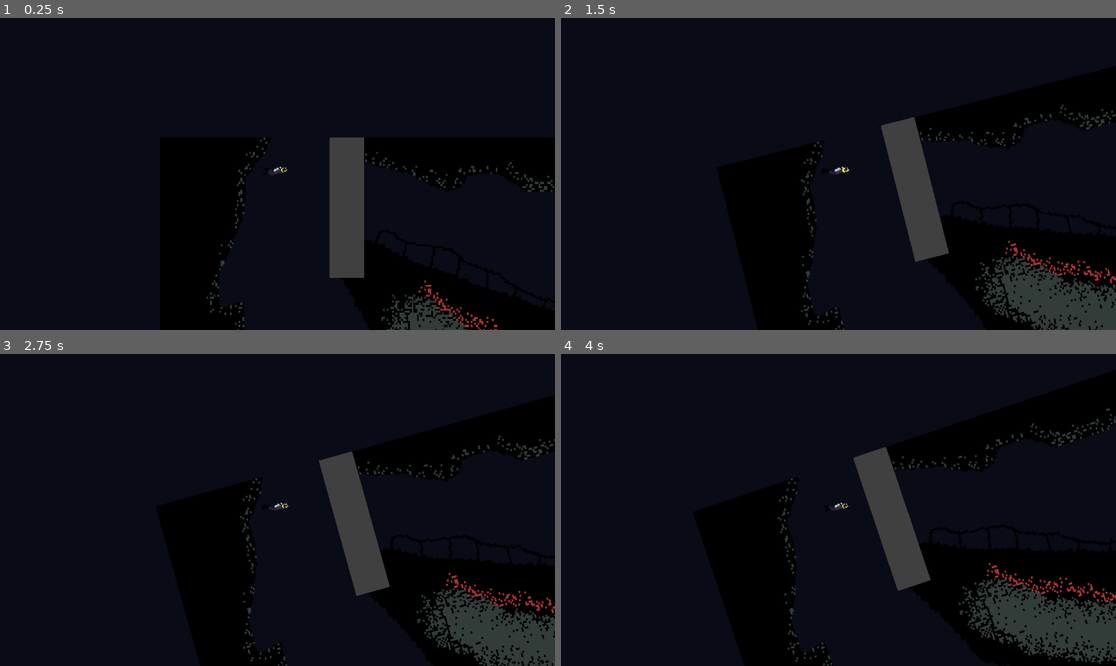
Above: before the commit, frames 1-4 (two rows, left to right).
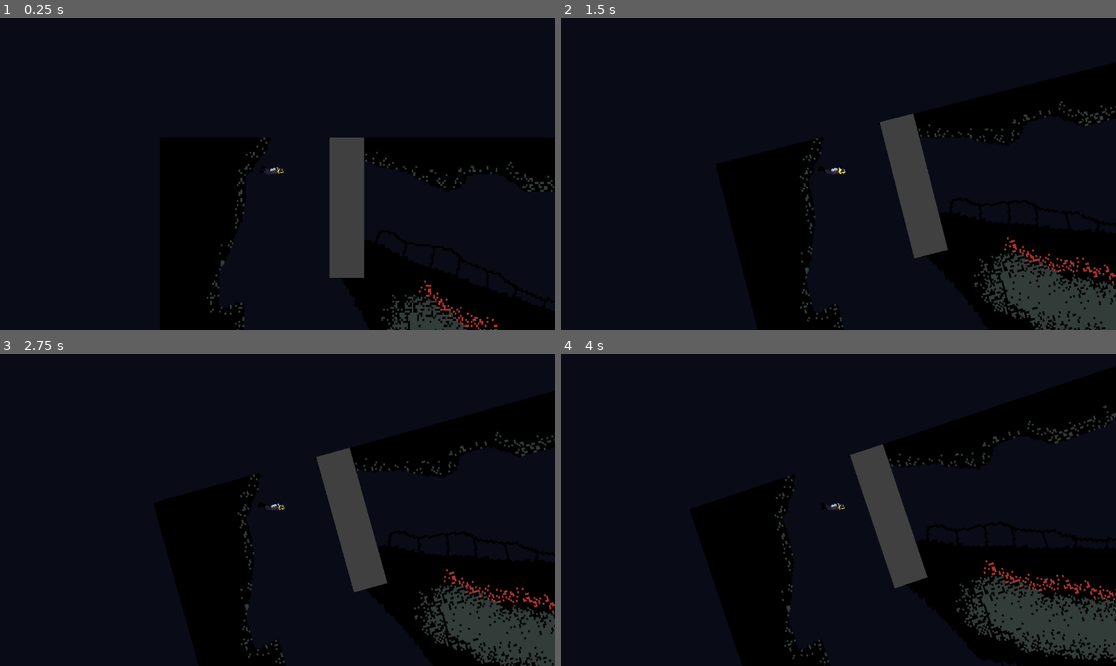
Above: after the commit, the same moments.

Repository: BrothersChimes/aphosis
Game: Godot game, scene res://Main.tscn
Same seed, same stepped clock (60 frames per second), same inputs: the game is played once before the commit and once after it.
Inputs:
- Up to frame 1 (0.25 s): no input
- Up to frame 2 (1.5 s): tap Enter at 0.5 s; hold Right (right_button) 0.53-1.28 s; hold Space (sprint) 0.53-1.28 s; hold Left (left_button) from 1.28 s (still down); tap Space (sprint) at 1.35 s
- Up to frame 3 (2.75 s): release Left (left_button) at 2.03 s; hold Right (right_button) from 2.03 s (still down); hold Space (sprint) from 2.03 s (still down)
- Up to frame 4 (4 s): release Right (right_button) at 2.78 s; release Space (sprint) at 2.78 s; hold Up (up_button) 2.78-3.53 s; tap Space (sprint) at 2.85 s; hold Left (left_button) from 3.53 s (still down); hold Space (sprint) from 3.53 s (still down)

The runs differ from the first frame. In frame 1, less than 0.1% of the frame differs, in the area x 47-52%, y 47-51%; in frame 2, 2.7%; in frame 3, 3.0%; in frame 4, 3.7%, in the area x 38-100%, y 16-100%.

Commit message:
improved movement

Diff:
--- a/player.gd
+++ b/player.gd
@@ -21,6 +21,8 @@
 
 	# Calculate the forward and sideways components of the velocity
 	var forward_direction = transform.y.normalized()
+	var right_direction = transform.x.normalized()
+	var left_direction = -right_direction
 	var forward_velocity = forward_direction * forward_direction.dot(current_velocity)
 	var sideways_velocity = current_velocity - forward_velocity
 
@@ -38,8 +40,10 @@
 
 	if Input.is_action_pressed('right_button'):
 		apply_torque(effective_rotation_speed * delta)
+		apply_central_force(right_direction * 10000 * delta)
 	elif Input.is_action_pressed('left_button'):
 		apply_torque(-effective_rotation_speed * delta)
+		apply_central_force(left_direction * 10000 * delta)
 
 
 	if (Input.is_action_pressed('up_button')):
--- a/player.tscn
+++ b/player.tscn
@@ -1,7 +1,10 @@
-[gd_scene load_steps=19 format=3 uid="uid://44wdpnlupmm2"]
+[gd_scene load_steps=20 format=3 uid="uid://44wdpnlupmm2"]
 
 [ext_resource type="Script" path="res://player.gd" id="1_3toru"]
 [ext_resource type="Texture2D" uid="uid://cu8qoswvpwk7n" path="res://Assets/Player/swim_slow.png" id="1_p1fdi"]
+
+[sub_resource type="PhysicsMaterial" id="PhysicsMaterial_xewo8"]
+friction = 0.1
 
 [sub_resource type="AtlasTexture" id="AtlasTexture_rqu1j"]
 atlas = ExtResource("1_p1fdi")
@@ -114,21 +117,20 @@
 height = 40.0221
 
 [node name="Player" type="RigidBody2D"]
-position = Vector2(0, -3)
+physics_material_override = SubResource("PhysicsMaterial_xewo8")
 gravity_scale = 0.0
 angular_damp = 2.0
 script = ExtResource("1_3toru")
 
 [node name="DiverSprite" type="AnimatedSprite2D" parent="."]
 texture_filter = 1
-position = Vector2(1.90735e-06, 11)
-rotation = -1.5708
+position = Vector2(-0.686333, 18.2922)
+rotation = -1.39626
 scale = Vector2(2, 2)
 sprite_frames = SubResource("SpriteFrames_wm7sl")
 animation = &"swim_slow"
 autoplay = "swim_slow"
 
 [node name="CollisionShape2D" type="CollisionShape2D" parent="."]
-position = Vector2(1.90735e-06, 5)
-rotation = -0.174533
+position = Vector2(0.313667, 12.2922)
 shape = SubResource("CapsuleShape2D_ekehc")
